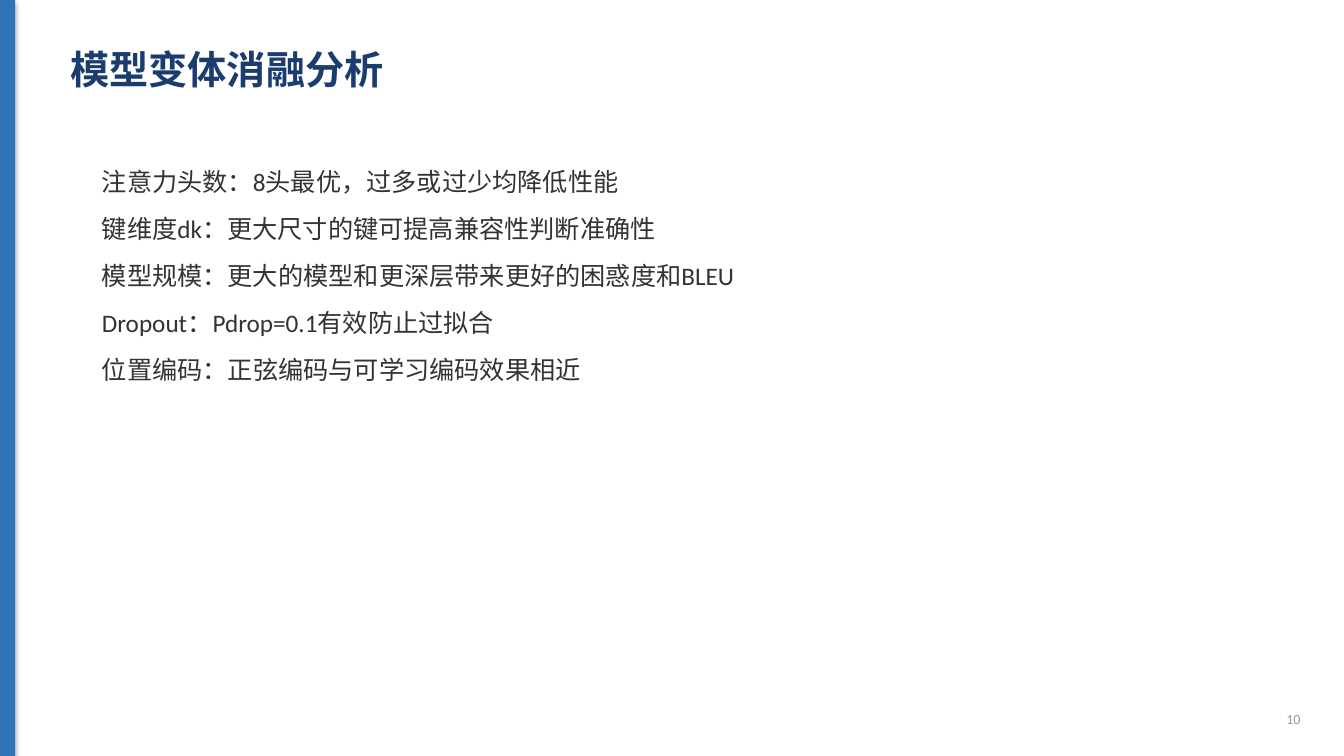
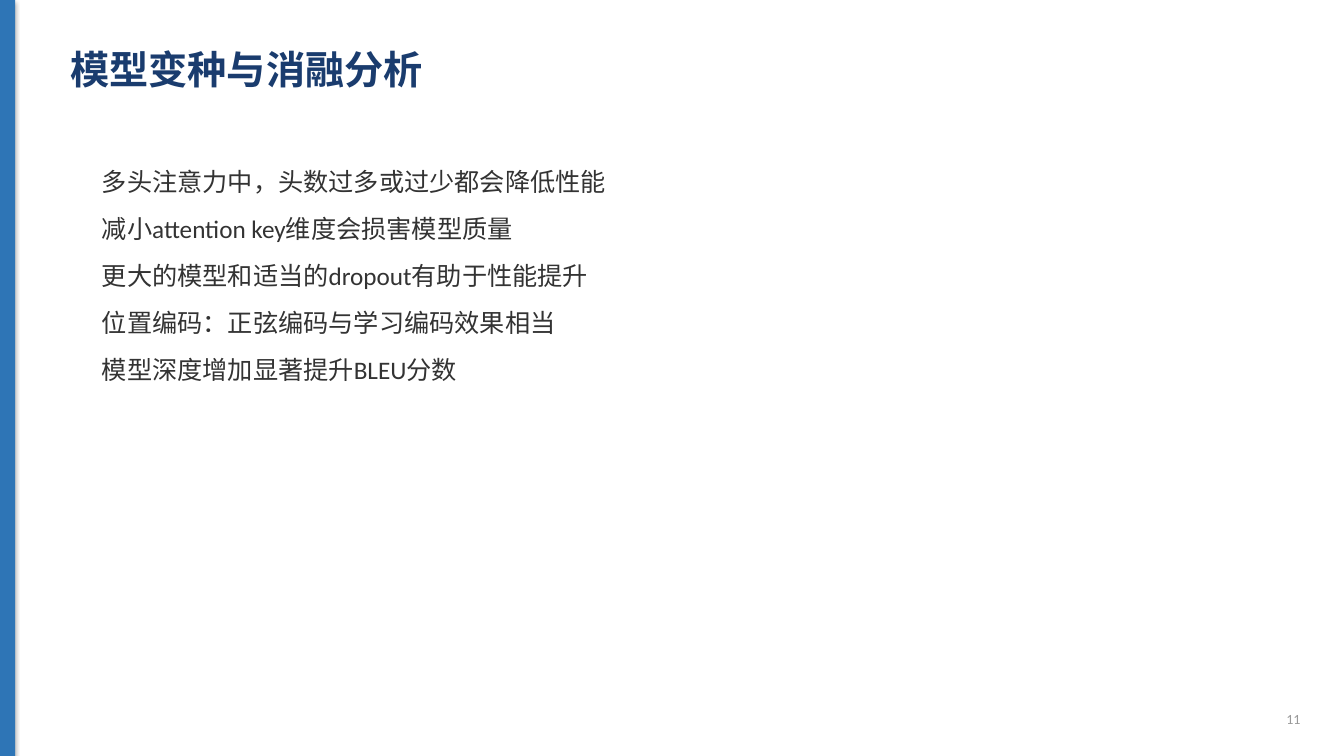
Before and after one commit to bcefghj/scholarflow, a slide deck: slide 11 of examples/attention_is_all_you_need/slides.pptx (slide 10 before the commit). Drawn at 1344x756 pixels with LibreOffice and Linux fonts; fonts in the diff are those of the drawing. Boxes give left, top, right and bottom in pixels: in the first picture for what was removed or moved away, otherwise in the second. Text is boxed around its words. In the diff, an @@ line names an element or a change of style, - is before the commit and + after.

```diff
--- a/examples/attention_is_all_you_need/slides.pptx
+++ b/examples/attention_is_all_you_need/slides.pptx
@@ text at (x1=70, y1=50, x2=422, y2=88): text changed @@
-模型变体消融分析
+模型变种与消融分析
@@ text at (x1=102, y1=169, x2=606, y2=381): text changed @@
-注意力头数：8头最优，过多或过少均降低性能
-键维度dk：更大尺寸的键可提高兼容性判断准确性
-模型规模：更大的模型和更深层带来更好的困惑度和BLEU
-Dropout：Pdrop=0.1有效防止过拟合
-位置编码：正弦编码与可学习编码效果相近
+多头注意力中，头数过多或过少都会降低性能
+减小attention key维度会损害模型质量
+更大的模型和适当的dropout有助于性能提升
+位置编码：正弦编码与学习编码效果相当
+模型深度增加显著提升BLEU分数
@@ text at (x1=1286, y1=715, x2=1300, y2=724): text changed @@
-10
+11
```
Also in this commit, not shown: 7 other slides changed, 5 slides added, 4 slides removed, 39 other files.
